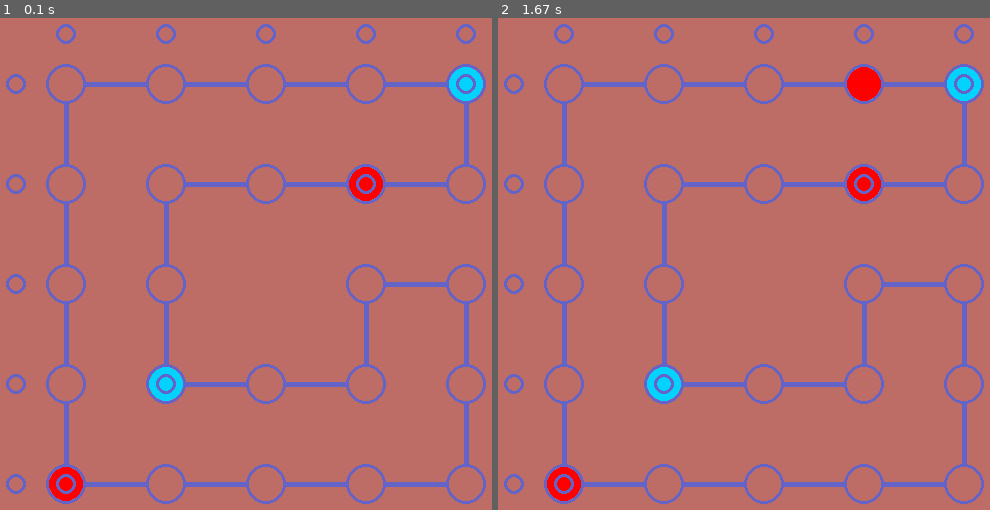
Above: before the commit, frames 1-2 (left to right).
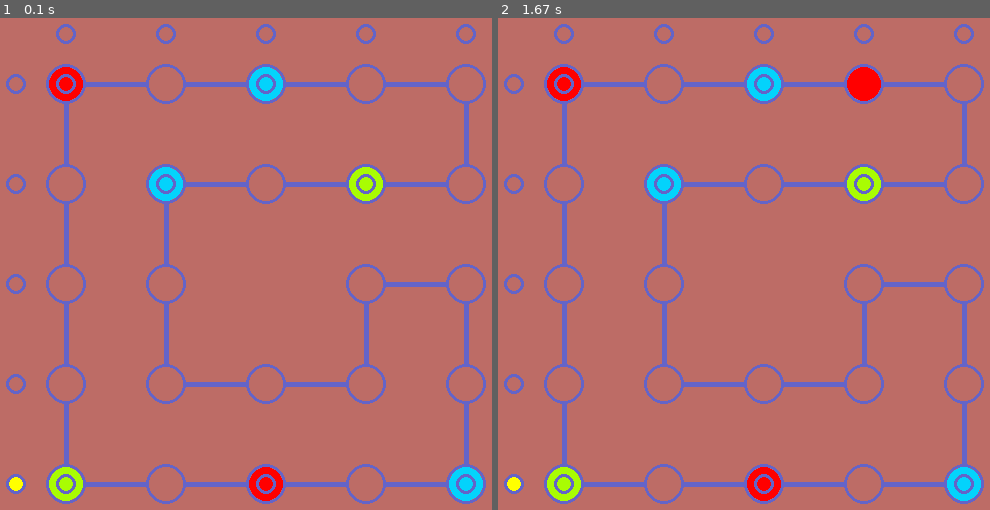
Above: after the commit, the same moments.

Repository: tamaslud/gilgames
Game: pygame game, started from pygame_board.py
The game is run twice, just before and just after one commit, with the same random seed, the same clock (stepped at 60 frames per second) and the same inputs.
Inputs (mouse positions are in pixels of both pictures, inside the frame that each line leads up to):
- Up to frame 1 (0.1 s): no input
- Up to frame 2 (1.67 s): click (852, 77) at 1.38 s

The runs differ from the first frame. In frame 1, 3.2% of the frame differs, in the area x 1-99%, y 9-99%; in frame 2, 3.2%.

Commit message:
bugfixing at sequence

Diff:
--- a/pygame_board.py
+++ b/pygame_board.py
@@ -1,6 +1,13 @@
 '''
 Board Game
 coded by Tamas Ludanyi
+
+R-G-B-R-G-B... clockwise sequence
+Each row and column must have 1 red, 1 green, 1 blue,
+and two neutral (unfilled, or light brown placeholder)
+circles.
+Click on circles to change colors, the initial ones cannot
+be modified (marked vith small circles)
 '''
 
 
@@ -15,7 +22,12 @@
     spiral_seq = [0,1,2,3,4,9,8,7,6,11,16,17,18,13,14,19,24,23,22,21,20,15,10,5, 0]
 
     #board_init = (0,0,0,2,3,  3,2,0,1,0,  2,3,0,0,1,  0,1,2,3,0,  1,0,3,0,2)
+
+    #hard one
     board_init = (0,0,0,0,3,  0,0,0,1,0,  0,0,0,0,0,  0,3,0,0,0,  1,0,0,0,0)
+
+    # easy one
+    board_init = (1,0,3,0,0,  0,3,0,2,0,  0,0,0,0,0,  0,0,0,0,0,  2,0,1,0,3)
 
     surface_sz = 600   # Desired physical surface size, in pixels.
     OFFSET = 100
@@ -143,8 +155,9 @@
 
         seq = []
         for i, s in enumerate(spiral_seq):
-            if i < len(spiral_seq) and board[s] in (1,2,3):
+            if i < len(spiral_seq)-1 and board[s] in (1,2,3):
                 seq.append(board[s])
+
 
         valid_sequence = [1,2,3,1,2,3,1,2,3,1,2,3,1,2,3]
 
